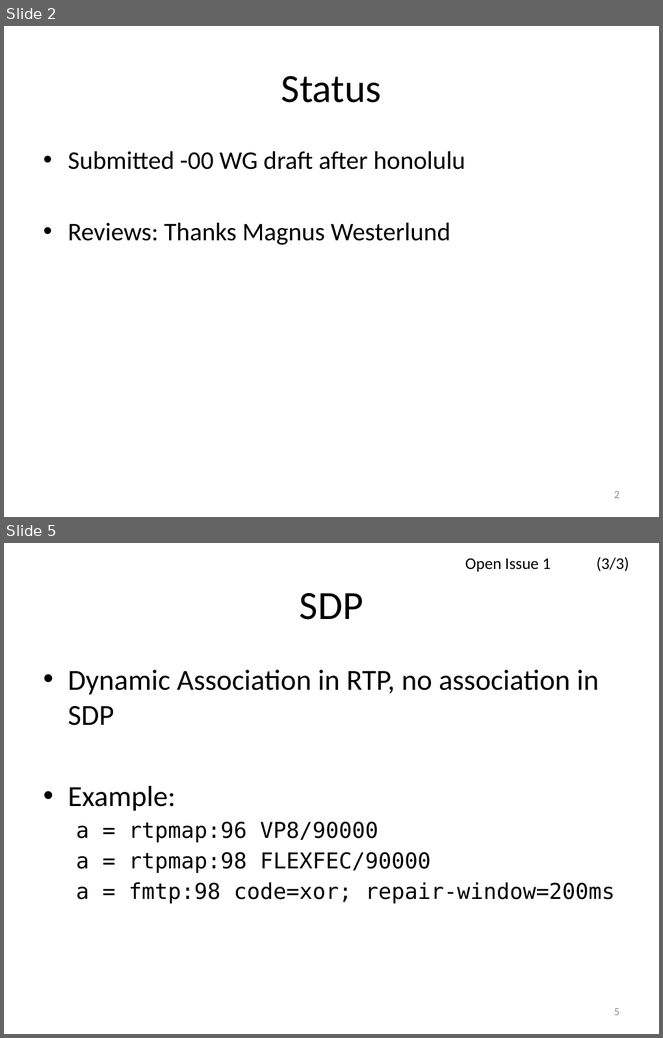
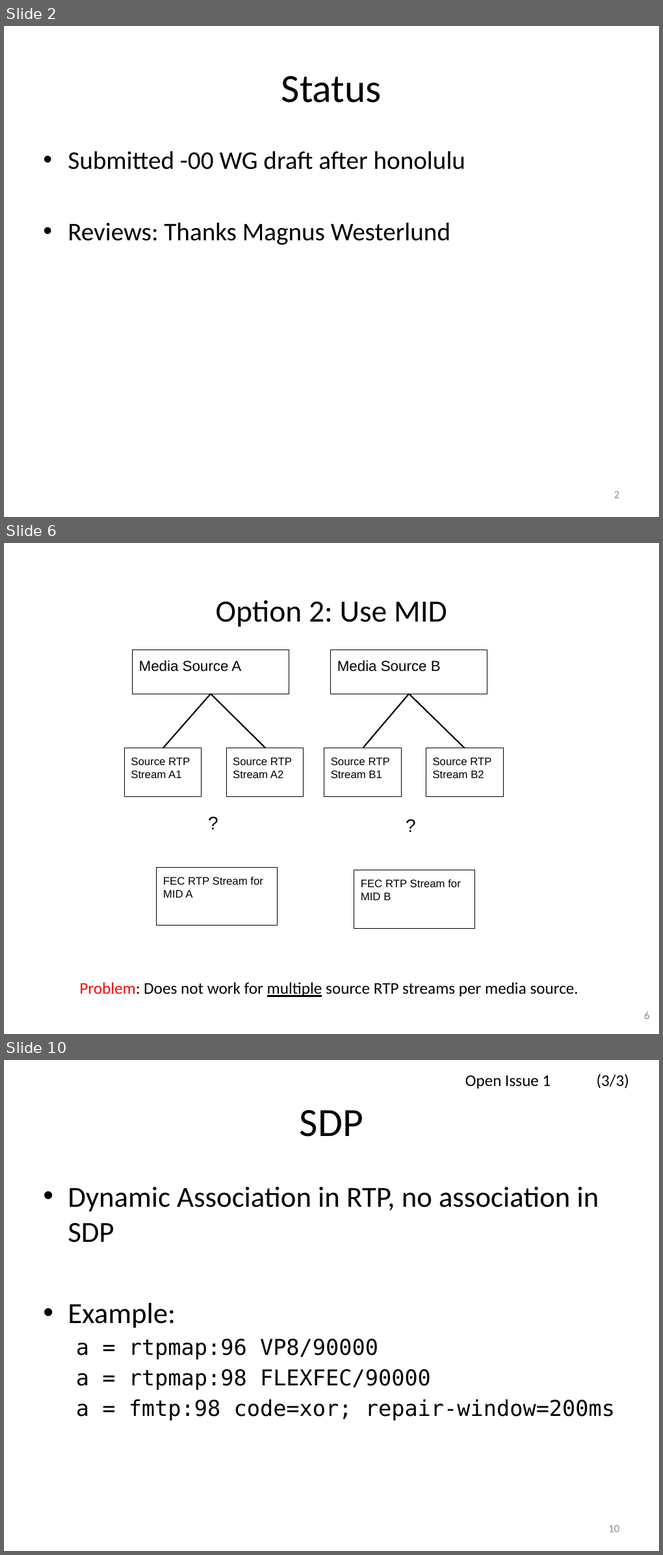
Before and after one commit to vr000m/payload-1d2d-parity-fec, a slide deck: 1d2d/presentations/92-payload-flexible-fec.pptx. Shown one above the other, each under a label of ours: slides 2 and 5 before the commit, slides 2, 6 and 10 after it; the slides between them are not shown. The pictures are 663x1038 and 663x1555 pixels, drawn with LibreOffice and Linux fonts; fonts in the diff are those of the drawing. Boxes give left, top, right and bottom in pixels: in the first picture for what was removed or moved away, otherwise in the second. Text is boxed around its words. In the diff, an @@ line names an element or a change of style, - is before the commit and + after.

```diff
--- a/1d2d/presentations/92-payload-flexible-fec.pptx
+++ b/1d2d/presentations/92-payload-flexible-fec.pptx
@@ slide 6 added at bbox=[4, 543, 659, 1034], background #FFFFFF @@
@@ title added at bbox=[216, 600, 447, 627], 34 pt, text #000000 @@
+Option 2: Use MID
@@ rectangle added at bbox=[133, 650, 289, 694], outline #000000 0.75 pt, 16 pt, text #000000 @@
+Media Source A
@@ rectangle added at bbox=[331, 650, 488, 694], outline #000000 0.75 pt, 16 pt, text #000000 @@
+Media Source B
@@ line added from (211, 694) to (163, 748), #000000 1.5 pt @@
@@ line added from (265, 748) to (211, 694), #000000 1.5 pt @@
@@ line added from (409, 694) to (363, 748), #000000 1.5 pt @@
@@ line added from (465, 748) to (409, 694), #000000 1.5 pt @@
@@ rectangle added at bbox=[124, 748, 202, 797], outline #000000 0.75 pt, 12 pt, text #000000 @@
+Source RTP Stream A1
@@ rectangle added at bbox=[226, 748, 304, 797], outline #000000 0.75 pt, 12 pt, text #000000 @@
+Source RTP Stream A2
@@ rectangle added at bbox=[324, 748, 402, 797], outline #000000 0.75 pt, 12 pt, text #000000 @@
+Source RTP Stream B1
@@ rectangle added at bbox=[426, 748, 503, 797], outline #000000 0.75 pt, 12 pt, text #000000 @@
+Source RTP Stream B2
@@ text added at bbox=[202, 805, 233, 860], 20 pt, text #000000 @@
+?
@@ text added at bbox=[399, 808, 430, 862], 20 pt, text #000000 @@
+?
@@ rectangle added at bbox=[157, 867, 277, 926], outline #000000 0.75 pt, 12 pt, text #000000 @@
+FEC RTP Stream for MID A
@@ rectangle added at bbox=[354, 871, 475, 929], outline #000000 0.75 pt, 12 pt, text #000000 @@
+FEC RTP Stream for MID B
@@ text added at bbox=[79, 982, 579, 997], 18 pt, text #000000 @@
+Problem: Does not work for multiple source RTP streams per media source.
@@ page number added at bbox=[644, 1012, 649, 1019], 12 pt, text #8C8C8C @@
+6
@@ what was slide 5 is now slide 10 @@
@@ page number at bbox=[608, 1525, 620, 1533]: text changed @@
-5
+10
```
Also in this commit, not shown: 2 slides changed, 5 other slides added, 1 slide removed.
